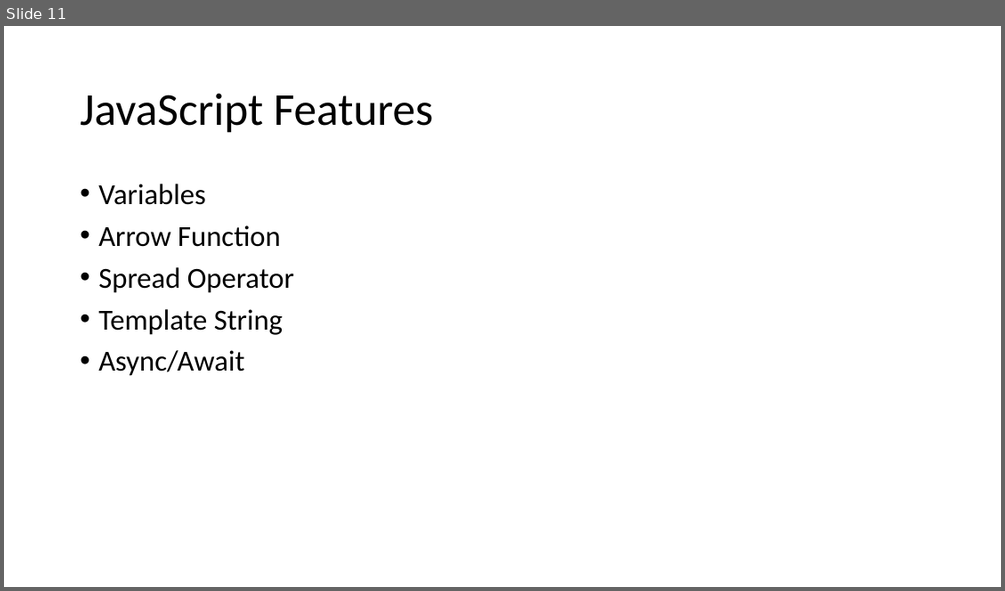
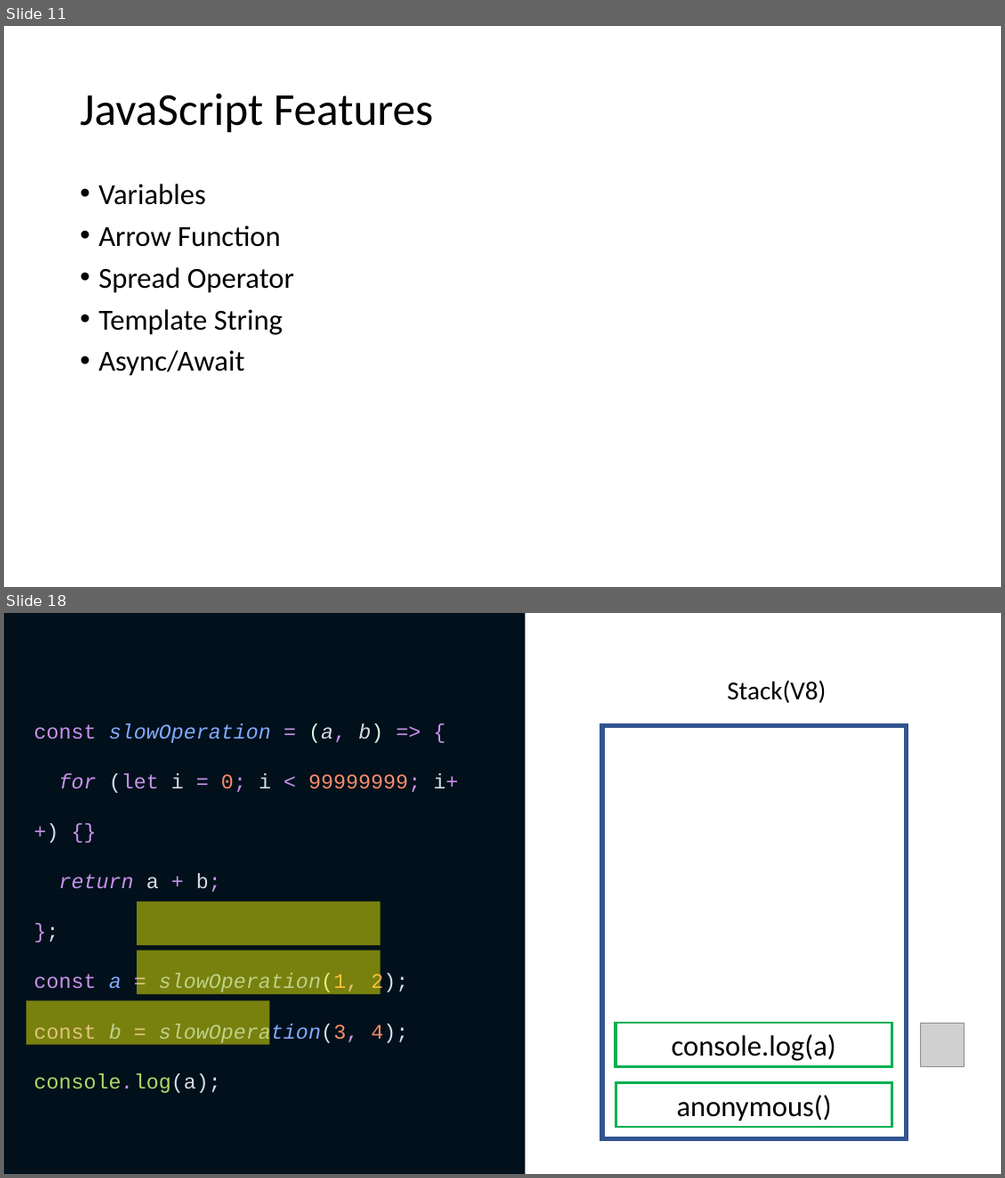
Before and after one commit to germankuber/NodeJs-Workshop, a slide deck: Presentation.pptx. Shown one above the other, each under a label of ours: slide 11 before the commit, slides 11 and 18 after it; the slides between them are not shown. The pictures are 1005x591 and 1005x1178 pixels, drawn with LibreOffice and Linux fonts; fonts in the diff are those of the drawing; grey boxes stand for pictures. Boxes give left, top, right and bottom in pixels: in the first picture for what was removed or moved away, otherwise in the second. Text is boxed around its words. In the diff, an @@ line names an element or a change of style, - is before the commit and + after.

```diff
--- a/Presentation.pptx
+++ b/Presentation.pptx
@@ slide 18 added at bbox=[4, 613, 1001, 1174], background #FFFFFF @@
@@ rectangle added at bbox=[4, 613, 526, 1174], fill #01101B @@
@@ text added at bbox=[727, 681, 825, 703], 25 pt, text #000000 @@
+Stack(V8)
@@ text added at bbox=[34, 723, 458, 1093], 20 pt, text #C792EA @@
+const slowOperation = (a, b) => {
+for (let i = 0; i < 99999999; i++) {}
+return a + b;
+};
+const a = slowOperation(1, 2);
+const b = slowOperation(3, 4);
+console.log(a);
@@ rectangle added at bbox=[602, 726, 906, 1139], fill #FFFFFF, outline #325491 4.5 pt @@
@@ rectangle added at bbox=[138, 901, 380, 946], fill #FFFF00 at 47% opacity @@
@@ rectangle added at bbox=[138, 950, 380, 995], fill #FFFF00 at 47% opacity @@
@@ rectangle added at bbox=[26, 1000, 270, 1045], fill #FFFF00 at 47% opacity @@
@@ rectangle added at bbox=[615, 1022, 890, 1067], fill #FFFFFF, outline #00B050 2.25 pt, 28 pt, text #000000 @@
+slowOperation(3,4)
@@ rectangle added at bbox=[615, 1022, 891, 1067], fill #FFFFFF, outline #00B050 2.25 pt, 28 pt, text #000000 @@
+console.log(a)
@@ rectangle added at bbox=[616, 1022, 892, 1067], fill #FFFFFF, outline #00B050 2.25 pt, 28 pt, text #000000 @@
+slowOperation(1,2)
@@ picture added at bbox=[920, 1022, 964, 1067] @@
@@ rectangle added at bbox=[616, 1083, 892, 1127], fill #FFFFFF, outline #00B050 2.25 pt, 28 pt, text #000000 @@
+anonymous()
```
Also in this commit, not shown: 7 other slides added, 3 other files.
